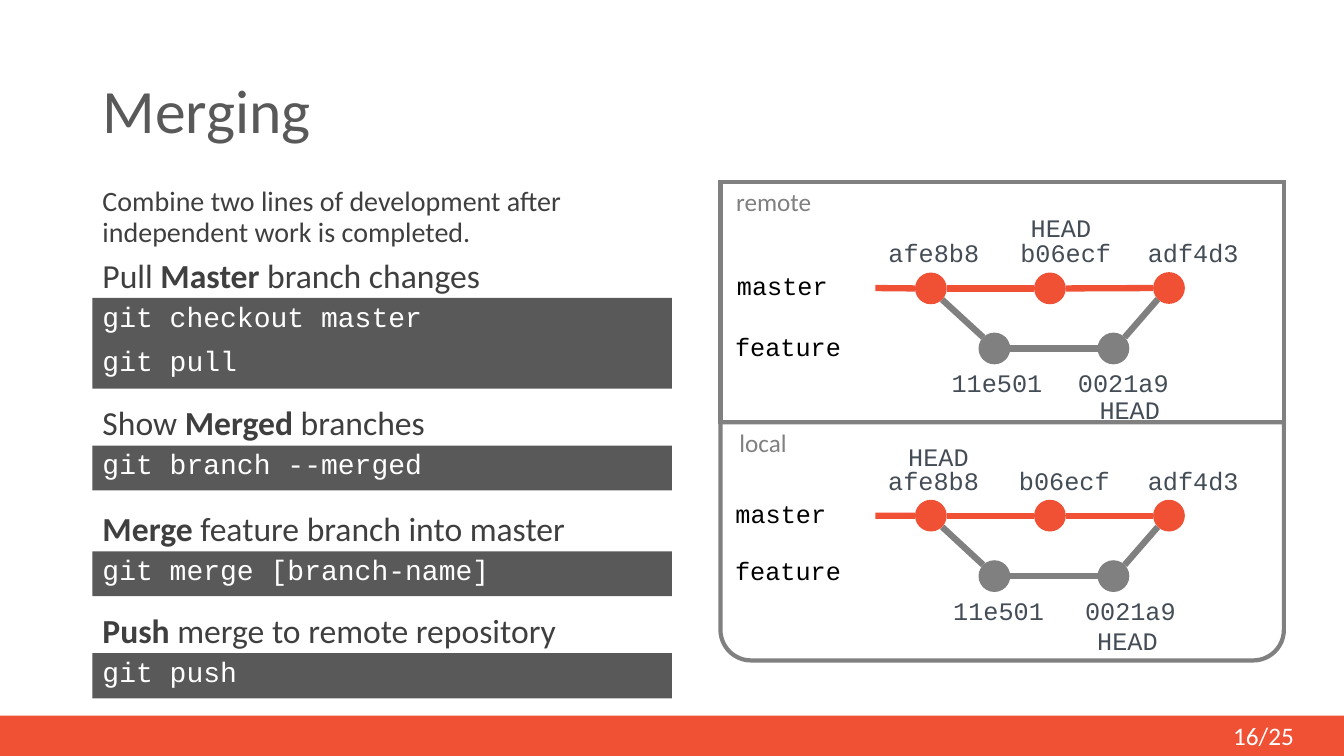
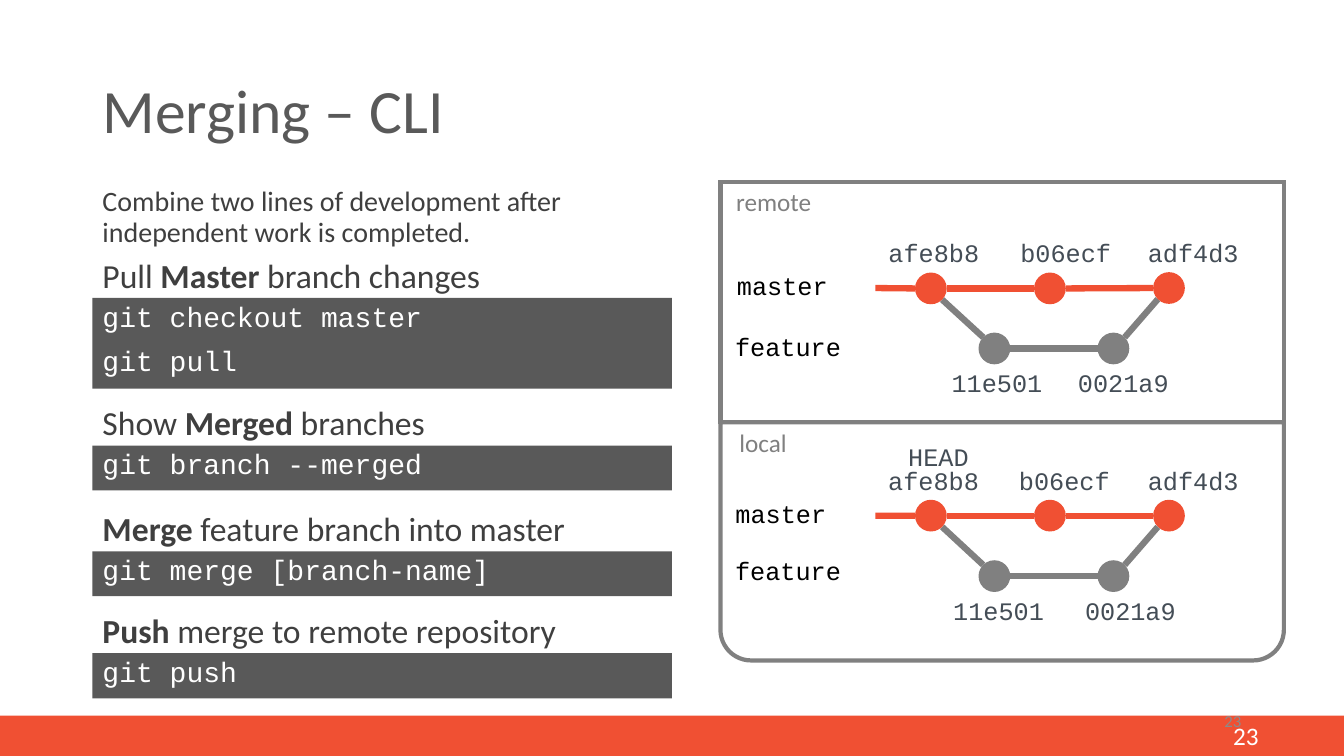
Before and after one commit to mi-erasmusmc/GitTutorial, a slide deck: slide 22 of Documentation/git-pp-presentation.pptx (slide 16 before the commit). Drawn at 1344x756 pixels with LibreOffice and Linux fonts; fonts in the diff are those of the drawing. Boxes give left, top, right and bottom in pixels: in the first picture for what was removed or moved away, otherwise in the second. Text is boxed around its words. In the diff, an @@ line names an element or a change of style, - is before the commit and + after.

```diff
--- a/Documentation/git-pp-presentation.pptx
+++ b/Documentation/git-pp-presentation.pptx
@@ title at box(102, 90, 443, 144): text changed @@
-Merging
+Merging – CLI
@@ text removed at box(1031, 220, 1091, 246) @@
-HEAD
@@ text removed at box(1100, 402, 1160, 425) @@
-HEAD
@@ text removed at box(1097, 633, 1157, 650) @@
-HEAD
@@ page number added at box(1224, 714, 1241, 732), 12 pt, text #8C8C8C @@
+23
@@ page number at box(1233, 725, 1259, 745): text changed @@
-16/25
+23
```
Also in this commit, not shown: 16 other slides changed, 10 slides added, 5 slides removed, 2 other files.
